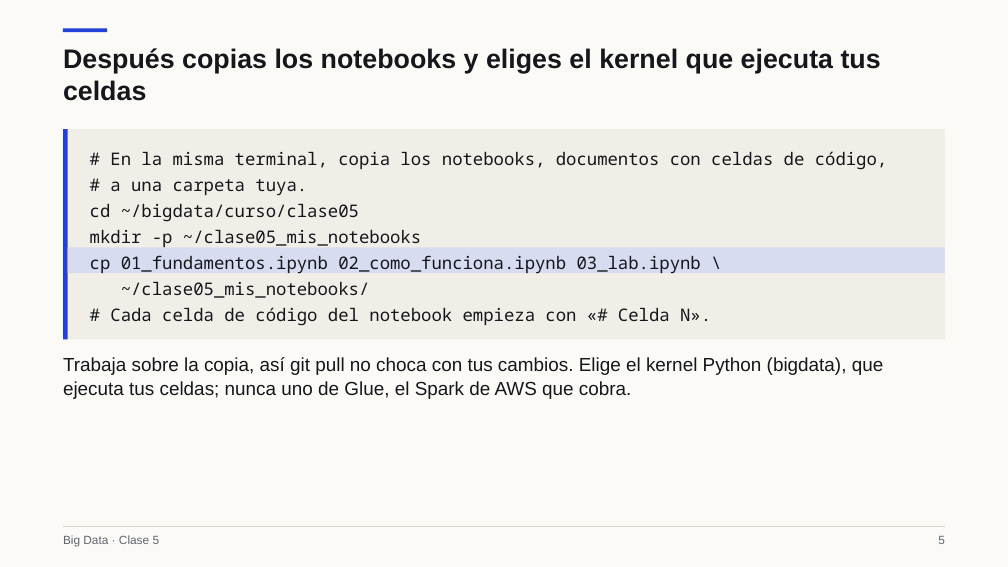
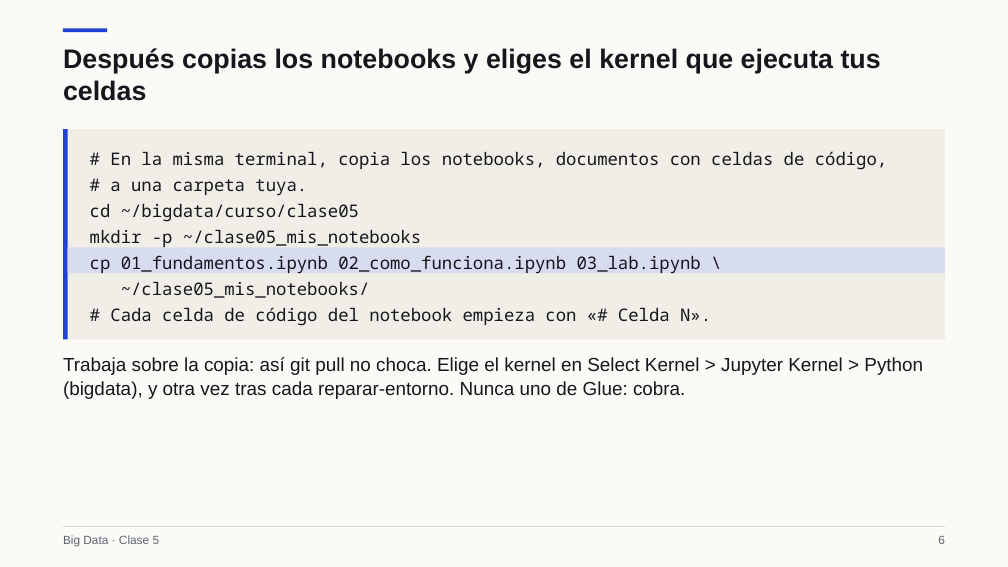
Before and after one commit to Apaezc/bigdata-udem-2026, a slide deck: slide 6 of curso/clase05/deck/slides.pptx (slide 5 before the commit). Drawn at 1008x567 pixels with LibreOffice and Linux fonts; fonts in the diff are those of the drawing. Boxes give left, top, right and bottom in pixels: in the first picture for what was removed or moved away, otherwise in the second. Text is boxed around its words. In the diff, an @@ line names an element or a change of style, - is before the commit and + after.

```diff
--- a/curso/clase05/deck/slides.pptx
+++ b/curso/clase05/deck/slides.pptx
@@ text at (x1=63, y1=357, x2=923, y2=399): text changed @@
-Trabaja sobre la copia, así git pull no choca con tus cambios. Elige el kernel Python (bigdata), que ejecuta tus celdas; nunca uno de Glue, el Spark de AWS que cobra.
+Trabaja sobre la copia: así git pull no choca. Elige el kernel en Select Kernel > Jupyter Kernel > Python (bigdata), y otra vez tras cada reparar-entorno. Nunca uno de Glue: cobra.
```
Also in this commit, not shown: 38 other slides changed, 3 slides added, 5 other files.
